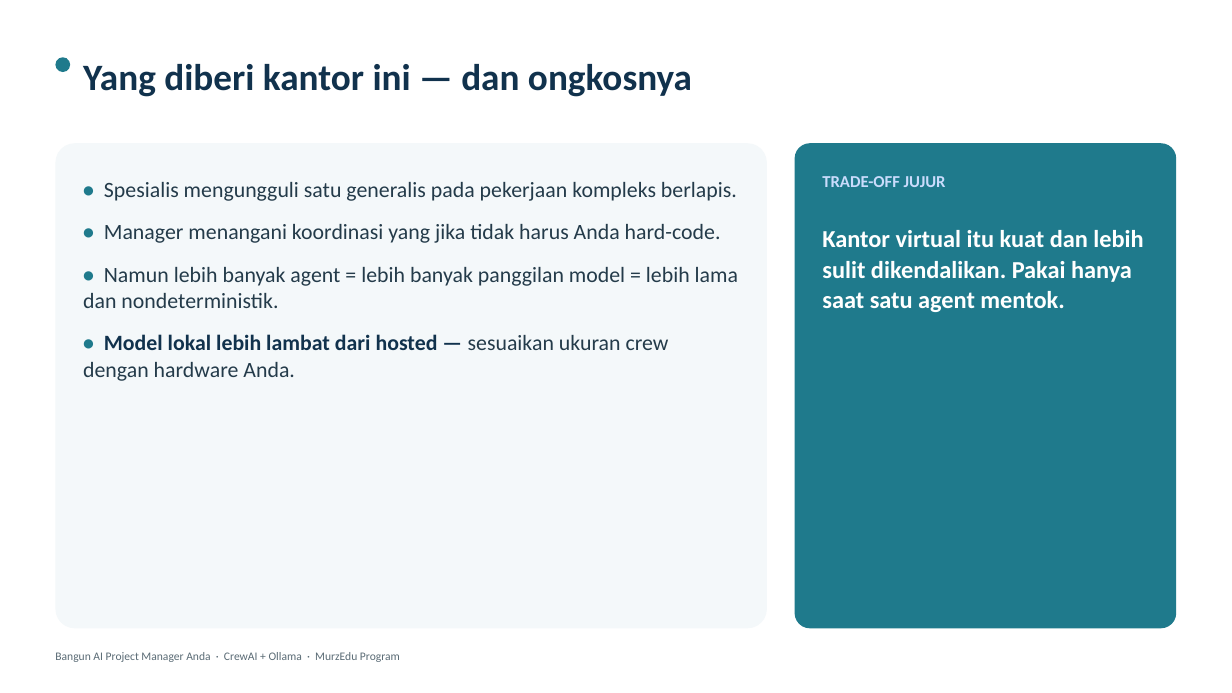
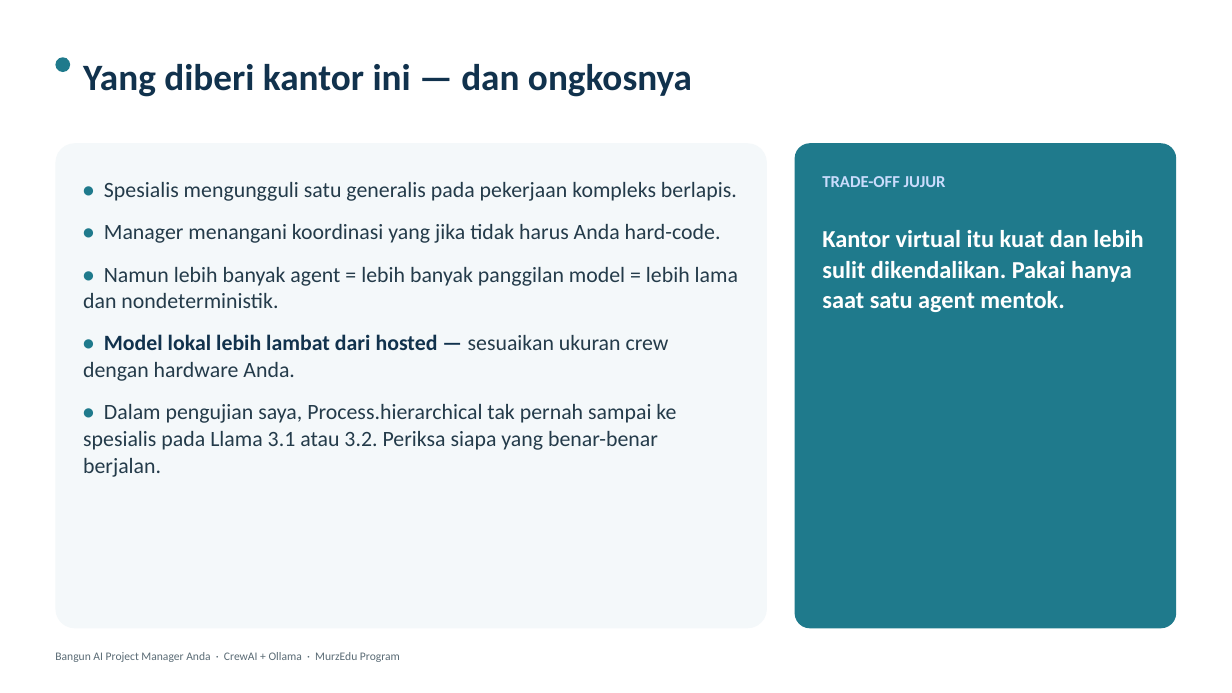
Before and after one commit to adepuu/ai-pm-workshop, a slide deck: slide 21 of MurzEdu_AI_Workshop_Package/01_Slide_Deck/AI_Project_Manager_Workshop_ID.pptx. Drawn at 1232x693 pixels with LibreOffice and Linux fonts; fonts in the diff are those of the drawing. Boxes give left, top, right and bottom in pixels: in the first picture for what was removed or moved away, otherwise in the second. Text is boxed around its words. In the diff, an @@ line names an element or a change of style, - is before the commit and + after.

```diff
--- a/MurzEdu_AI_Workshop_Package/01_Slide_Deck/AI_Project_Manager_Workshop_ID.pptx
+++ b/MurzEdu_AI_Workshop_Package/01_Slide_Deck/AI_Project_Manager_Workshop_ID.pptx
@@ text at <box>83,404,676,477</box>: paragraph added @@
+• Dalam pengujian saya, Process.hierarchical tak pernah sampai ke spesialis pada Llama 3.1 atau 3.2. Periksa siapa yang benar-benar berjalan.
```
Also in this commit, not shown: 9 other slides changed, 28 other files.
